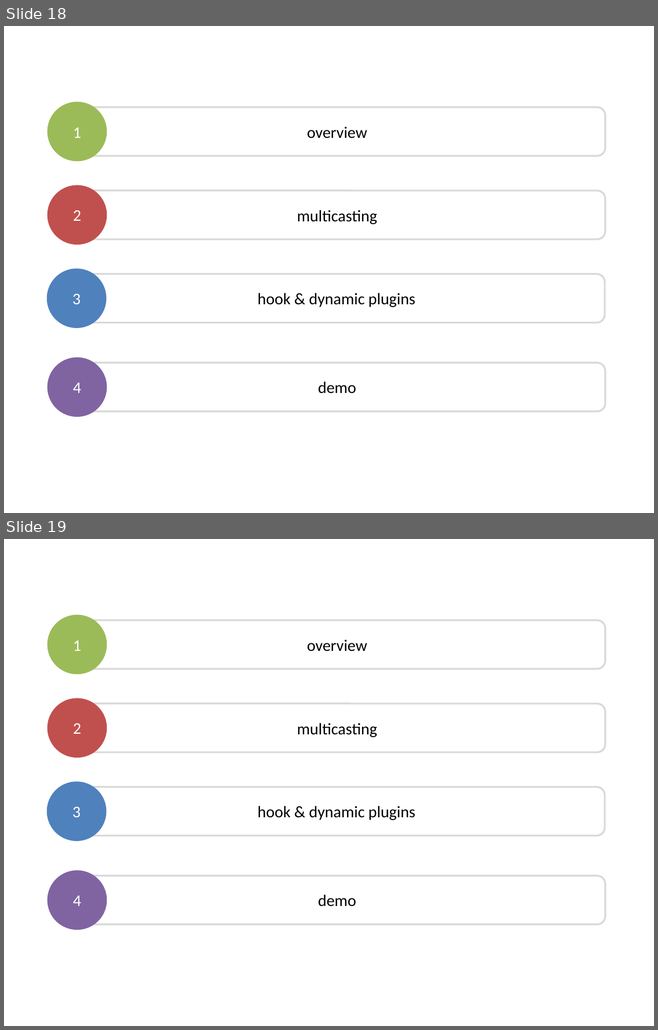
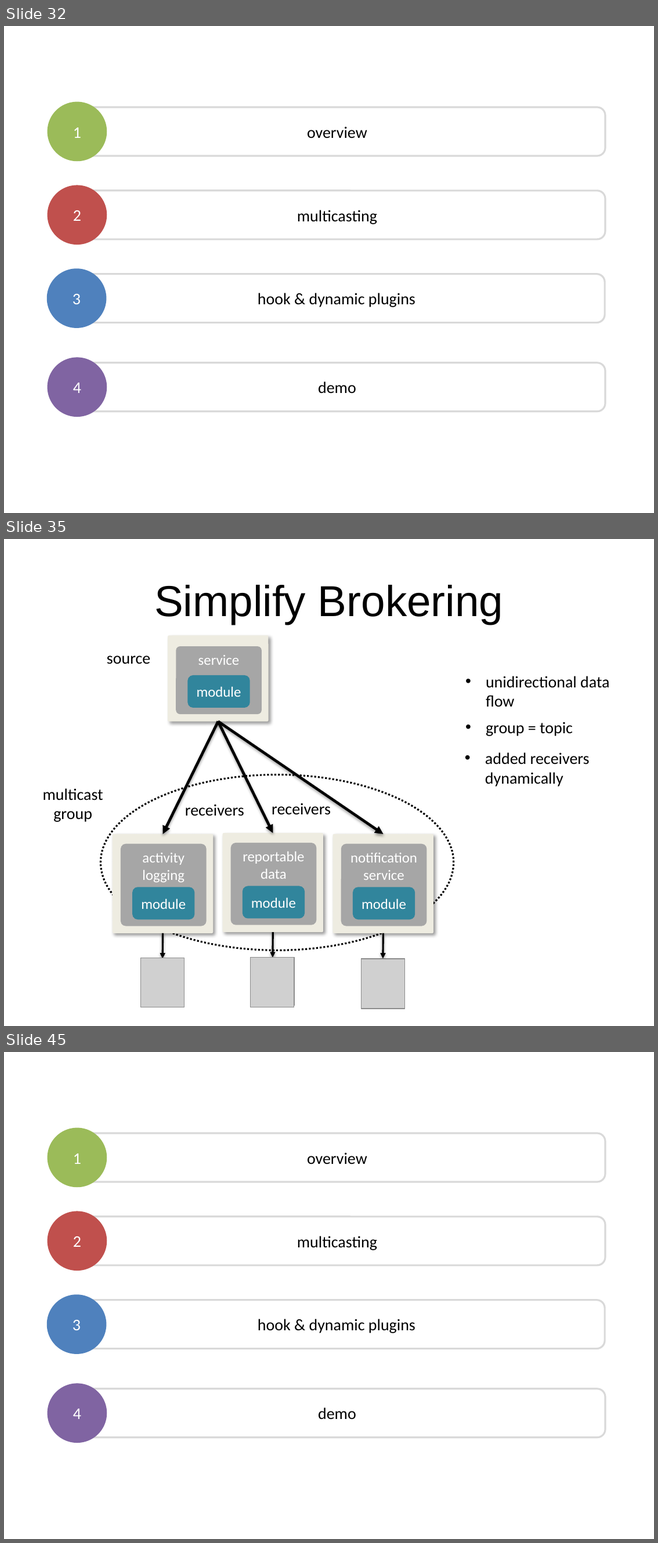
Before and after one commit to dsietz/datadot, a slide deck: Building Clustered Applications in a Distributed Architecture.pptx. Shown one above the other, each under a label of ours: slides 18 and 19 before the commit, slides 32, 35 and 45 after it; the slides between them are not shown. The pictures are 658x1030 and 658x1543 pixels, drawn with LibreOffice and Linux fonts; fonts in the diff are those of the drawing; grey boxes stand for pictures. Boxes give left, top, right and bottom in pixels: in the first picture for what was removed or moved away, otherwise in the second. Text is boxed around its words. In the diff, an @@ line names an element or a change of style, - is before the commit and + after.

```diff
--- a/Building Clustered Applications in a Distributed Architecture.pptx
+++ b/Building Clustered Applications in a Distributed Architecture.pptx
@@ slide 35 added at bbox=[4, 539, 654, 1026], background #FFFFFF @@
@@ title added at bbox=[154, 585, 503, 624], 48 pt, text #000000 @@
+Simplify Brokering
@@ rounded rectangle added at bbox=[168, 636, 268, 722], fill #EEECE1 @@
@@ text added at bbox=[107, 656, 150, 664], 18 pt, text #000000 @@
+source
@@ rounded rectangle added at bbox=[176, 646, 262, 714], fill #A6A6A6, 16 pt, text #FFFFFF @@
+service
@@ rounded rectangle added at bbox=[188, 675, 250, 708], fill #31859C, 16 pt, text #FFFFFF @@
+module
@@ text added at bbox=[485, 676, 609, 707], 18 pt, text #000000 @@
+• unidirectional data flow
@@ arrow added from (217, 722) to (162, 834), #000000 3 pt @@
@@ arrow added from (217, 722) to (273, 833), #000000 3 pt @@
@@ arrow added from (217, 722) to (383, 834), #000000 3 pt @@
@@ text added at bbox=[485, 722, 572, 736], 18 pt, text #000000 @@
+• group = topic
@@ text added at bbox=[485, 752, 589, 787], 18 pt, text #000000 @@
+• added receivers dynamically
@@ ellipse added at bbox=[101, 775, 453, 950], outline #000000 2 pt dashed @@
@@ text added at bbox=[43, 788, 103, 822], 18 pt, text #000000 @@
+multicast group
@@ text added at bbox=[185, 805, 244, 816], 18 pt, text #000000 @@
+receivers
@@ text added at bbox=[271, 801, 331, 815], 18 pt, text #000000 @@
+receivers
@@ group added at bbox=[112, 834, 213, 1006]: 3 rounded rectangles, 1 picture, 1 arrow @@
+activity logging
+module
@@ group added at bbox=[222, 833, 323, 1005]: 3 rounded rectangles, 1 picture, 1 arrow @@
+reportable data
+module
@@ group added at bbox=[333, 834, 433, 1006]: 3 rounded rectangles, 1 picture, 1 arrow @@
+notification service
+module
@@ picture added at bbox=[141, 958, 184, 1008] @@
@@ picture added at bbox=[250, 957, 294, 1006] @@
@@ picture added at bbox=[361, 959, 405, 1009] @@
@@ what was slide 18 is now slide 32 @@
@@ what was slide 19 is now slide 45 @@
```
Also in this commit, not shown: 8 slides changed, 27 other slides added, 1 slide removed, 1 other file.
